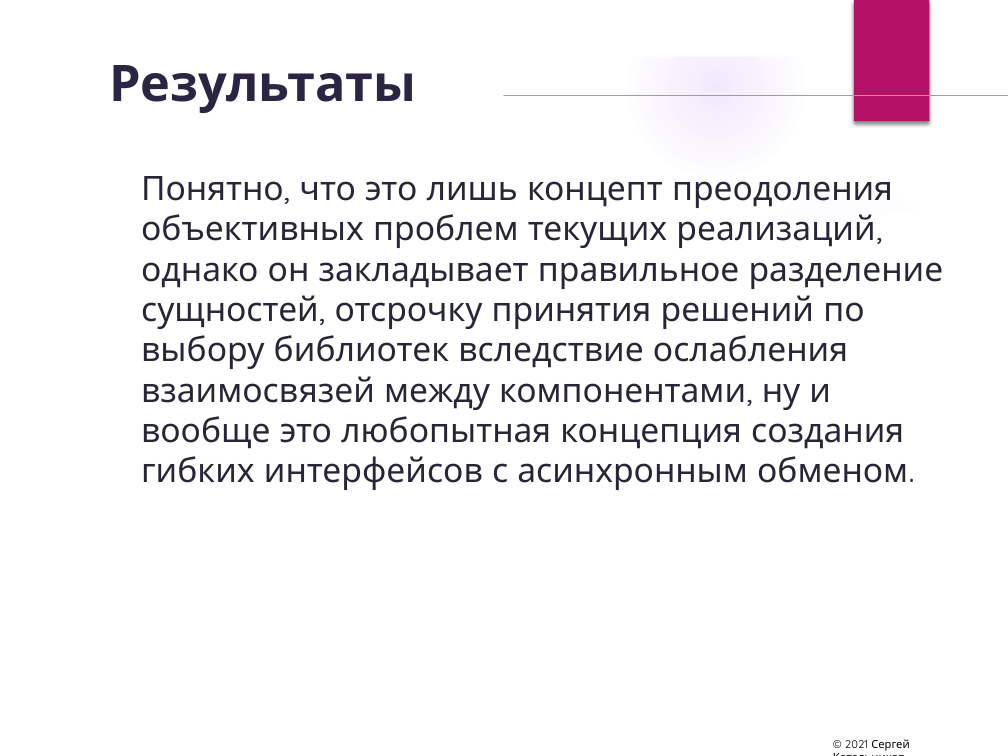
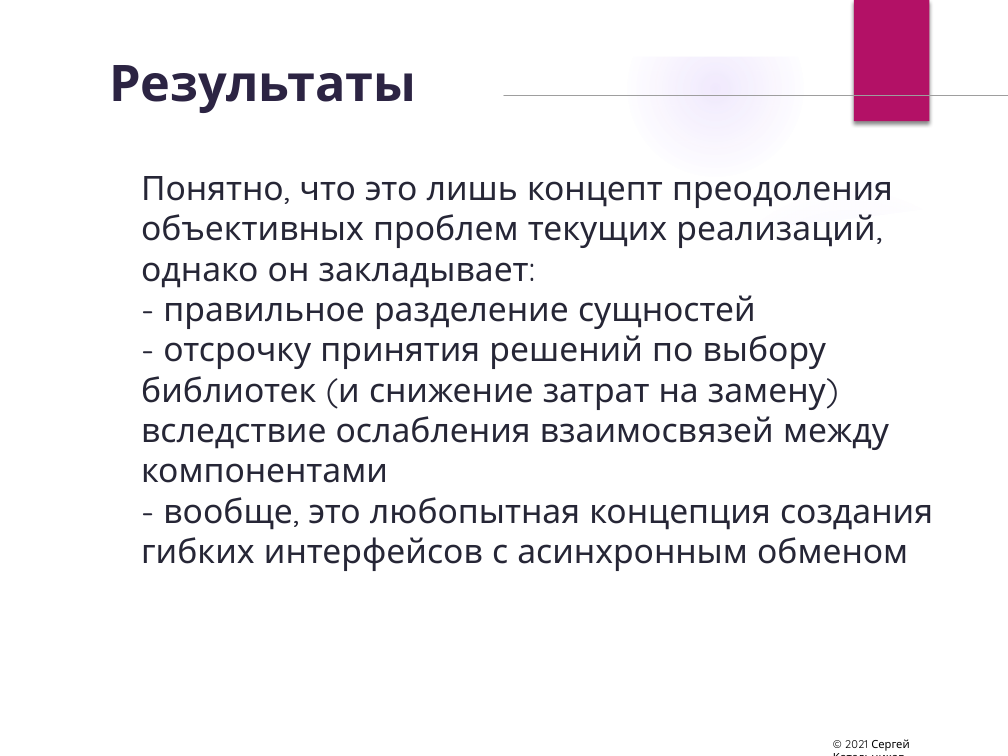
Before and after one commit to sergrt/tirx-example, a slide deck: slide 100 of rx_presentation.pptx (slide 98 before the commit). Drawn at 1008x756 pixels with LibreOffice and Linux fonts; fonts in the diff are those of the drawing; background and template pictures are left out. Boxes give left, top, right and bottom in pixels: in the first picture for what was removed or moved away, otherwise in the second. Text is boxed around its words. In the diff, an @@ line names an element or a change of style, - is before the commit and + after.

```diff
--- a/rx_presentation.pptx
+++ b/rx_presentation.pptx
@@ text at (141,176,933,571): text changed @@
-Понятно, что это лишь концепт преодоления объективных проблем текущих реализаций, однако он закладывает правильное разделение сущностей, отсрочку принятия решений по выбору библиотек вследствие ослабления взаимосвязей между компонентами, ну и вообще это любопытная концепция создания гибких интерфейсов с асинхронным обменом.
+Понятно, что это лишь концепт преодоления объективных проблем текущих реализаций, однако он закладывает:
+- правильное разделение сущностей
+- отсрочку принятия решений по выбору библиотек (и снижение затрат на замену) вследствие ослабления взаимосвязей между компонентами
+- вообще, это любопытная концепция создания гибких интерфейсов с асинхронным обменом
```
Also in this commit, not shown: 33 other slides changed, 4 slides added, 1 slide removed.
